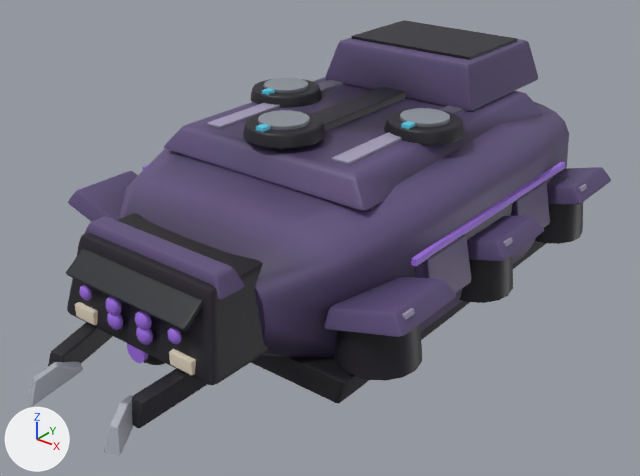
Two versions of the glTF model assets/vehicles/ex_strider_5.glb, one commit apart.
Camera for both pictures: a 50 mm camera at (7.23, -9.68, 5.21) aimed at (0.12, -0.8, -0.3). Arrows for +X, +Y and +Z are at lower left; the lights stay in place. The picture after the commit comes second. Where no turn or scale is listed for an object, it has been applied to the vertices. Vertices at exactly the same position are counted once.
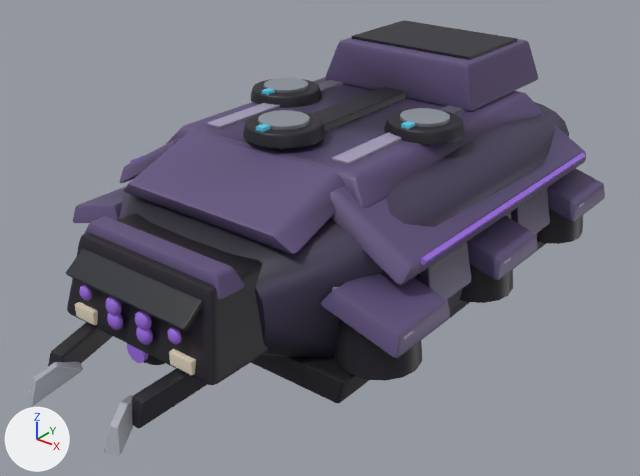
Where the newer file only moved an object's origin or applied its transform, the numbers keep the older frame.

Pixel boxes [x1, y1, x2, y2] of what changed, in the pictures (640 x 476 px; the box of a moved part takes in the faces that stretch with it):
'Mesh_0', reshaped
    before: [28, 20, 611, 456]
    after: [28, 20, 605, 456]
part 1 of me_mesh_0, moved or reshaped
    before: [467, 215, 544, 261]
    after: [320, 272, 450, 358]
part 2 of me_mesh_0, moved or reshaped (not visible before)
    after: [467, 216, 538, 280]
part 3 of me_mesh_0, moved or reshaped (not visible afterwards)
    before: [68, 171, 138, 222]
part 4 of me_mesh_0, moved or reshaped (not visible before)
    after: [547, 168, 605, 221]
part 5 of me_mesh_0, moved or reshaped (not visible afterwards)
    before: [547, 167, 611, 204]
part 6 of me_mesh_0, moved or reshaped (not visible before)
    after: [332, 287, 414, 340]
part 7 of me_mesh_0, moved or reshaped (not visible afterwards)
    before: [402, 308, 415, 320]
part 8 of me_mesh_0, moved or reshaped (not visible afterwards)
    before: [503, 238, 513, 247]
part 9 of me_mesh_0, added (purple)
    after: [330, 115, 586, 285]
part 10 of me_mesh_0, added (purple)
    after: [120, 138, 181, 183]
part 11 of me_mesh_0, added (purple)
    after: [123, 131, 346, 254]
part 12 of me_mesh_0, added (purple)
    after: [73, 187, 125, 223]
part 13 of me_mesh_0, deleted (purple)
    before: [325, 277, 456, 337]
part 14 of me_mesh_0, moved or reshaped
    before: [411, 161, 566, 266]
    after: [420, 153, 586, 265]
part 15 of me_mesh_0, recoloured (darker)
    both: [115, 102, 569, 354]

The change, as a diff of the scene's bpy script:
```diff
--- a/assets/vehicles/ex_strider_5.glb.py
+++ b/assets/vehicles/ex_strider_5.glb.py
@@ me_mesh_0 @@
 # used by ob_mesh_0; location = (-2.88, 4.26, -1.18)
-me_mesh_0.from_pydata(...)  # 4404 vertices, 8548 faces; spans x 0.0..5.75, y -9.45..0.0, z 0.0..3.18
+me_mesh_0.from_pydata(...)  # 4656 vertices, 9040 faces; spans x 0.06..5.7, y -9.45..0.0, z 0.0..3.18
+# me_mesh_0 part 1: the loose piece of 56 vertices spanning x 4.67..5.75, y -4.84..-3.69, z 1.01..1.51 is turned 32 degrees about the y axis through its middle, then moved by (-0.01, -2.26, -0.01)
+# me_mesh_0 part 2: the loose piece of 56 vertices spanning x 0.0..1.08, y -4.84..-3.69, z 1.01..1.51 is moved by (4.62, 0.0, 0.0)
+# me_mesh_0 part 3: the loose piece of 56 vertices spanning x 0.0..1.08, y -7.1..-5.95, z 1.01..1.51 is turned -32 degrees about the y axis through its middle, then moved by (0.01, 2.26, -0.01)
+# me_mesh_0 part 4: the loose piece of 56 vertices spanning x 0.0..1.08, y -2.58..-1.42, z 1.01..1.51 is moved by (4.62, 0.0, 0.0)
+# me_mesh_0 part 5: the loose piece of 56 vertices spanning x 4.67..5.75, y -2.58..-1.42, z 1.01..1.51 is moved by (-4.62, 0.0, 0.0)
+# me_mesh_0 part 6: the loose piece of 56 vertices spanning x 0.06..1.07, y -6.95..-6.77, z 1.14..1.49 is moved by (4.62, 0.0, 0.0)
+# me_mesh_0 part 7: the loose piece of 56 vertices spanning x 4.68..5.69, y -6.95..-6.77, z 1.14..1.49 is moved by (-4.62, 0.0, 0.0)
+# me_mesh_0 part 8: the loose piece of 56 vertices spanning x 4.68..5.69, y -4.69..-4.51, z 1.14..1.49 is moved by (-4.62, 0.0, 0.0)
+# me_mesh_0 part 9: a new loose piece of 92 vertices spanning x 4.09..5.36, y -6.5..-1.44, z 1.52..2.36, in mat_hull
+# me_mesh_0 part 10: a new loose piece of 92 vertices spanning x 0.39..1.66, y -6.5..-1.44, z 1.52..2.36, in mat_hull
+# me_mesh_0 part 11: a new loose piece of 68 vertices spanning x 1.4..4.35, y -7.28..-6.07, z 1.89..2.49, in mat_hull
+# me_mesh_0 part 12: a new loose piece of 56 vertices spanning x 0.06..1.14, y -7.1..-5.95, z 1.01..1.51, in mat_hull
+# me_mesh_0 part 13: the loose piece of 56 vertices spanning x 4.67..5.75, y -7.1..-5.95, z 1.01..1.51 is deleted
+# me_mesh_0 part 14: 8 vertices removed from x 5.19..5.25, y -6.09..-2.07, z 1.58..1.67; 8 vertices added at x 5.34..5.43, y -6.16..-1.78, z 1.67..1.77
+# me_mesh_0 part 15: 904 kept faces spanning x 0.23..5.52, y -9.45..-0.61, z 0.12..3.12 get new vertex colours; the middle colour goes from dark purple #504369 to dark purple #3f3653
+# other edits to the shape of me_mesh_0 do not show in these pictures
 me_mesh_0.materials.append(mat_hull)
```
